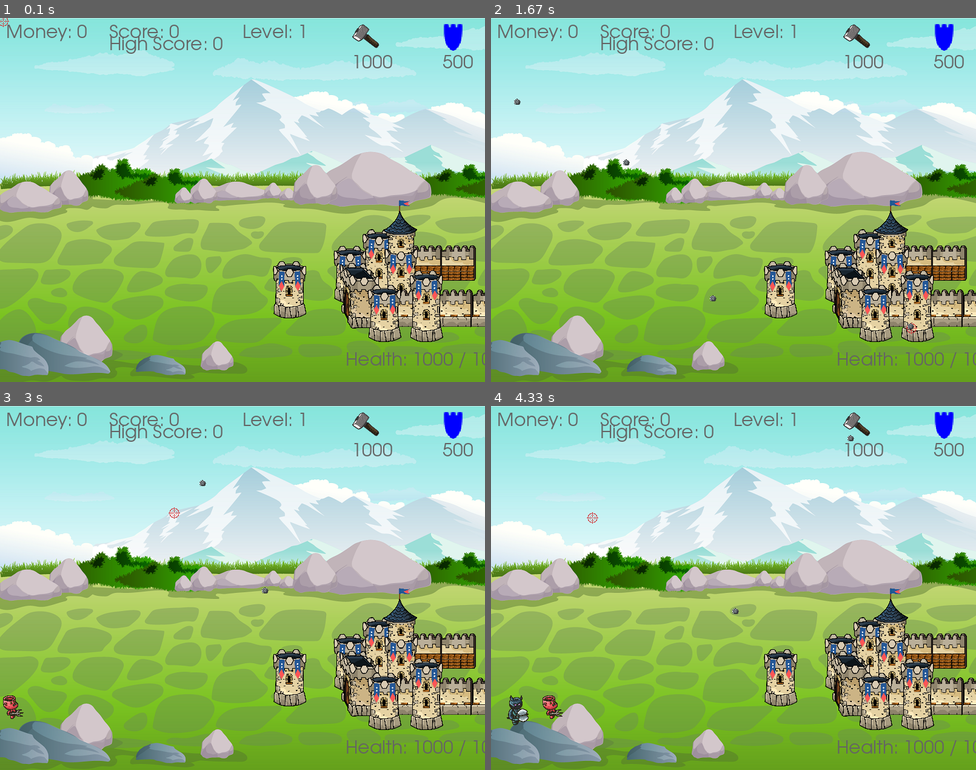
Above: before the commit, frames 1-4 (two rows, left to right).
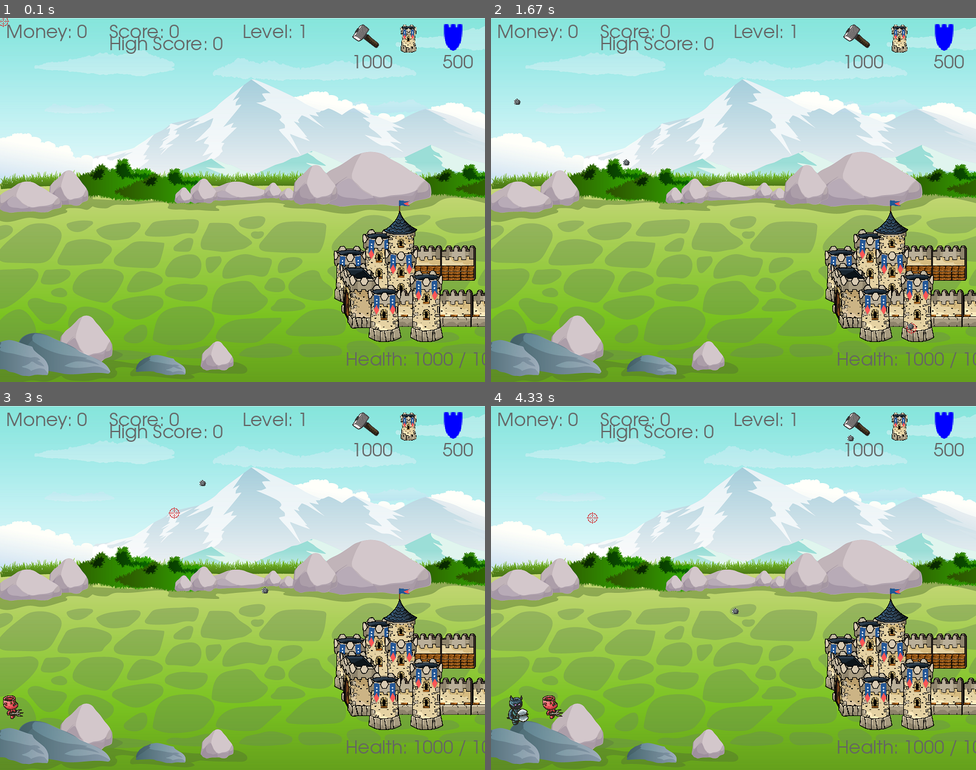
Above: after the commit, the same moments.

Repository: cfeliciano7792/Pygame_Castle_Rush
Game: pygame game, started from main.py
The game is run twice, just before and just after one commit, with the same random seed, the same clock (stepped at 60 frames per second) and the same inputs.
Inputs (mouse positions are in pixels of both pictures, inside the frame that each line leads up to):
- Up to frame 1 (0.1 s): no input
- Up to frame 2 (1.67 s): click (898, 39) at 0.38 s; click (733, 221) at 0.72 s; click (583, 145) at 1.05 s; click (912, 327) at 1.38 s
- Up to frame 3 (3 s): click (252, 464) at 1.72 s; click (218, 682) at 2.05 s; click (227, 526) at 2.38 s; click (174, 511) at 2.72 s
- Up to frame 4 (4.33 s): click (859, 555) at 3.05 s; click (883, 580) at 3.38 s; click (835, 522) at 3.72 s; click (592, 518) at 4.05 s

The runs differ from the first frame. In frame 1, 1.2% of the frame differs, in the area x 56-86%, y 1-83%; in frame 2, 1.2%, in the area x 45-86%, y 1-83%; in frame 3, 1.2%; in frame 4, 1.2%.

Commit message:
added proper placement of upgrade towers

Diff:
--- a/main.py
+++ b/main.py
@@ -30,6 +30,14 @@
 ENEMY_TIMER = 1000
 last_enemy = pygame.time.get_ticks()
 enemies_alive = 0
+TOWER_COST = 5000
+tower_positions = [
+    [SCREEN_WIDTH - 250, SCREEN_HEIGHT - 200],
+    [SCREEN_WIDTH - 200, SCREEN_HEIGHT - 150],
+    [SCREEN_WIDTH - 150, SCREEN_HEIGHT - 150],
+    [SCREEN_WIDTH - 100, SCREEN_HEIGHT - 150],
+    [SCREEN_WIDTH - 50, SCREEN_HEIGHT - 100],
+]
 
 # define colors
 WHITE = (255, 255, 255)
@@ -83,6 +91,7 @@
 armor_img = pygame.image.load('img/armour.png').convert_alpha()
 
 
+
 # funtion for outputting text onto the screen
 def draw_text(text, font, text_col, x, y):
     img = font.render(text, True, text_col)
@@ -199,6 +208,13 @@
                 bullet = Bullet(bullet_img, self.rect.midleft[0], self.rect.midleft[1], self.angle)
                 bullet_group.add(bullet)
 
+        if castle.health >= 500:
+            self.image = self.image100
+        elif castle.health >= 250:
+            self.image = self.image50
+        else:
+            self.image = self.image25
+
 
 
 
@@ -250,16 +266,13 @@
 
 # create buttons
 repair_button = button.Button(SCREEN_WIDTH - 220, 10, repair_img, .5)
+tower_button = button.Button(SCREEN_WIDTH - 140, 10, tower_full_health, .1)
 armor_button = button.Button(SCREEN_WIDTH - 75, 10, armor_img, 1.4)
 
 # create groups
 tower_group = pygame.sprite.Group()
 bullet_group = pygame.sprite.Group()
 enemy_group = pygame.sprite.Group()
-
-# temp tower test code
-tower = Tower(tower_full_health, tower_half_health, tower_quarter_health, SCREEN_WIDTH - 350, SCREEN_HEIGHT - 200, 0.2)
-tower_group.add(tower)
 
 # game loop
 run = True
@@ -292,6 +305,19 @@
     # draw buttons
     if repair_button.draw(screen):
         castle.repair()
+    if tower_button.draw(screen):
+        # check if there is enough money for tower
+        if castle.money >= TOWER_COST:
+            tower = Tower(
+                tower_full_health,
+                tower_half_health,
+                tower_quarter_health,
+                tower_positions[len(tower_group)][0],  # checks to see how many towers are placed so game knows
+                tower_positions[len(tower_group)][1],  # where the next tower should be built
+                0.2
+            )
+            tower_group.add(tower)
+            castle.money -= TOWER_COST
     if armor_button.draw(screen):
         castle.repair()
 
